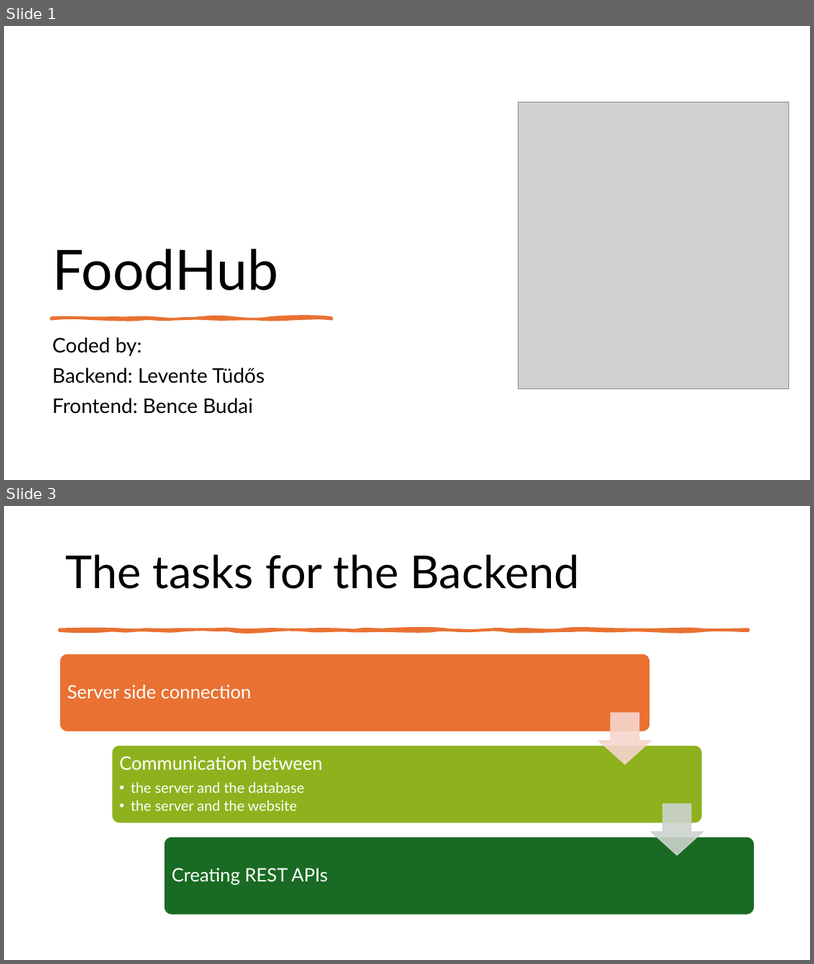
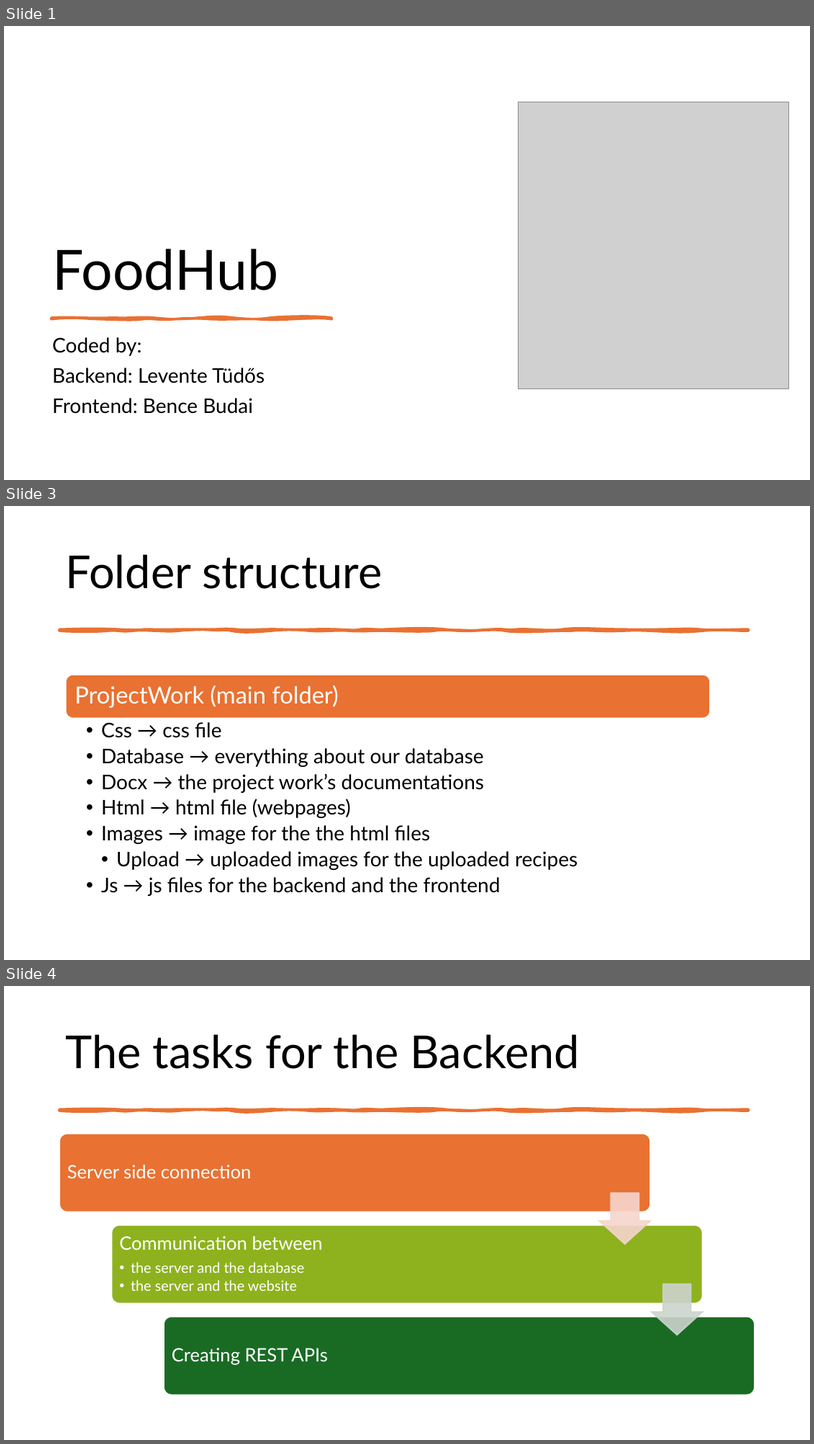
Before and after one commit to TudosLevente/ProjectWork, a slide deck: Docx/Projekt dokumentációk/Végleges dokumentáció/FoodHub.pptx. Shown one above the other, each under a label of ours: slides 1 and 3 before the commit, slides 1, 3 and 4 after it; the slides between them are not shown. The pictures are 814x964 and 814x1444 pixels, drawn with LibreOffice and Linux fonts; fonts in the diff are those of the drawing; grey boxes stand for pictures. Boxes give left, top, right and bottom in pixels: in the first picture for what was removed or moved away, otherwise in the second. Text is boxed around its words. In the diff, an @@ line names an element or a change of style, - is before the commit and + after.

```diff
--- a/Docx/Projekt dokumentációk/Végleges dokumentáció/FoodHub.pptx
+++ b/Docx/Projekt dokumentációk/Végleges dokumentáció/FoodHub.pptx
@@ slide 3 added at <box>4,506,810,960</box>, background #FFFFFF @@
@@ title added at <box>65,554,382,589</box>, 54 pt, text #000000 @@
+Folder structure
@@ freeform shape added at <box>59,629,749,631</box>, fill #E97132, outline #E97132 3.25 pt @@
@@ rounded rectangle added at <box>66,674,710,718</box>, fill #E97132, outline #FFFFFF 1.5 pt @@
@@ text added at <box>75,685,339,708</box>, 28 pt, text #FFFFFF @@
+ProjectWork (main folder)
@@ text added at <box>101,722,578,896</box>, 24 pt, text #000000 @@
+  • Css → css file
+  • Database → everything about our database
+  • Docx → the project work’s documentations
+  • Html → html file (webpages)
+  • Images → image for the the html files
+    • Upload → uploaded images for the uploaded recipes
+  • Js → js files for the backend and the frontend
@@ what was slide 3 is now slide 4 @@
```
Also in this commit, not shown: 6 slides changed.
